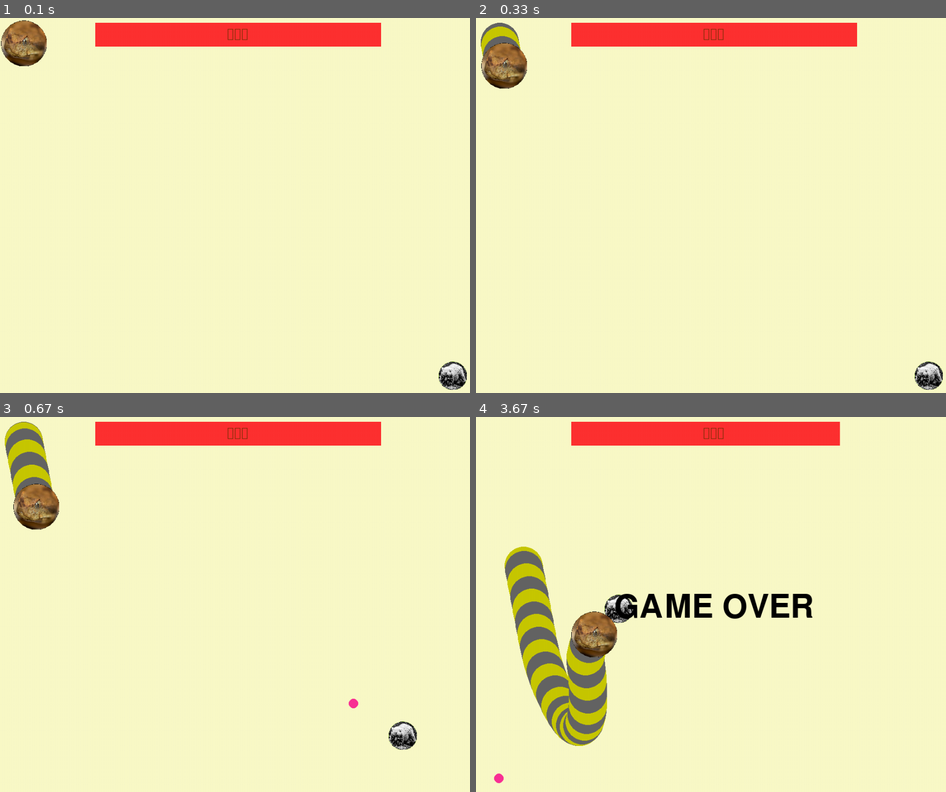
Above: before the commit, frames 1-4 (two rows, left to right).
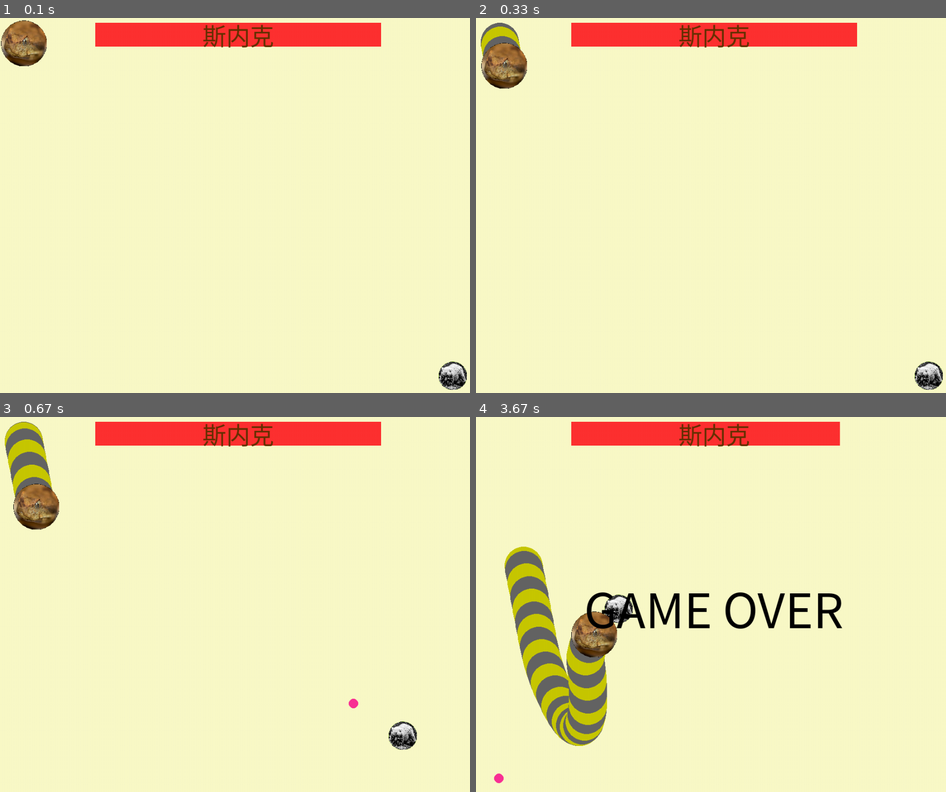
Above: after the commit, the same moments.

Repository: BaerKun/py-games
Game: pygame game, started from Bear & Snake/贝尔大战斯内克.py
Same seed, same stepped clock (60 frames per second), same inputs: the game is played once before the commit and once after it.
Inputs (mouse positions are in pixels of both pictures, inside the frame that each line leads up to):
- Up to frame 1 (0.1 s): no input
- Up to frame 2 (0.33 s): no input
- Up to frame 3 (0.67 s): click (239, 608) at 0.38 s
- Up to frame 4 (3.67 s): click (762, 690) at 0.72 s; tap Space at 1.07, 1.37 s; click (786, 473) at 1.08 s; click (602, 533) at 1.55 s; click (715, 653) at 1.88 s; click (645, 529) at 2.22 s; click (880, 709) at 2.55 s; click (560, 645) at 2.88 s; click (574, 533) at 3.22 s; click (602, 675) at 3.55 s

The runs differ from the first frame. In frame 1, 0.4% of the frame differs, in the area x 43-59%, y 1-8%; in frame 2, 0.4%; in frame 3, 0.4%; in frame 4, 2.8%, in the area x 23-78%, y 1-57%.

Commit message:
add MEREAD.md

Diff:
--- a/Bear & Snake/贝尔大战斯内克.py
+++ b/Bear & Snake/贝尔大战斯内克.py
@@ -51,8 +51,8 @@
 bear_image = pygame.transform.scale(bear_image, (2 * bear_r, 2 * bear_r))
 head_image = snake_cold
 
-font_100 = pygame.font.Font("C:/Windows/Fonts/STXINGKA.TTF", 100)
-font_50 = pygame.font.Font("C:/Windows/Fonts/STXINGKA.TTF", 50)
+font_100 = pygame.font.Font(r"C:\Windows\Fonts\simkai.ttf", 100)
+font_50 = pygame.font.Font(r"C:\Windows\Fonts\simkai.ttf", 50)
 text_snake = font_50.render('斯内克', True, (100, 50, 0))
 text_snake_size = text_snake.get_size()
 text_over = font_100.render('GAME OVER', True, (0, 0, 0))
@@ -166,7 +166,7 @@
 
     pygame.display.update()
 
-    if snake_blood_/2 <= snake_blood <= 0.8 * snake_blood_ or snake_blood <= snake_blood_ * 0.4:
+    if snake_blood_ / 2 <= snake_blood <= 0.8 * snake_blood_ or snake_blood <= snake_blood_ * 0.4:
         snake_speed_, acc, head_image = snake_speed_fast, acc_fast, snake_hot
     else:
         snake_speed_, acc, head_image = snake_speed_slow, acc_slow, snake_cold
--- /dev/null
+++ b/MEREAD.md.txt
@@ -0,0 +1,3 @@
+# 2024.10.14
+	本库中的绝大部分python，包括所有games，居然都是两年前的高考毕业之后爽的
+	着实弱爆了，不知以后有否时间维护一下
--- a/扫雷/扫雷.py
+++ b/扫雷/扫雷.py
@@ -23,8 +23,8 @@
 replay_image = pygame.surface.Surface((80, 80))
 replay_image.fill((200, 255, 255))
 replay_image.blit(replay, (0, 0))
-font_num = pygame.font.Font('C:/Windows/Fonts/STXINGKA.TTF', 20)
-font_up = pygame.font.Font('C:/Windows/Fonts/STXINGKA.TTF', 80)
+font_num = pygame.font.Font(r"C:\Windows\Fonts\simkai.ttf", 20)
+font_up = pygame.font.Font(r"C:\Windows\Fonts\simkai.ttf", 70)
 
 
 class Button(pygame.sprite.Sprite):
--- a/程咬金的奇幻冒险/程咬金的奇幻冒险.勇闯鸡窝.py
+++ b/程咬金的奇幻冒险/程咬金的奇幻冒险.勇闯鸡窝.py
@@ -1,151 +1,159 @@
 import random as R
-def ZY():               #遭遇
-    B=['休']
-    a=R.randint(1,100)
-    if 0<a<86:
+
+
+def ZY():  # 遭遇
+    B = ['休']
+    a = R.randint(1, 100)
+    if 0 < a < 86:
         return '〇'
-    elif 85<a<96:
+    elif 85 < a < 96:
         return '斗'
-    elif 95<a<99:
+    elif 95 < a < 99:
         return R.choice(B)
-    else :
+    else:
         return '王'
-def Add(X,x):                        #添加
+
+
+def Add(X, x):  # 添加
     if x in X:
-        X[x]+=1
-    else :
-        X[x]=1
+        X[x] += 1
+    else:
+        X[x] = 1
     return X
-def Del(X):                          #清理
-    y=[]
+
+
+def Del(X):  # 清理
+    y = []
     for a in X:
-        if X[a]==0:
-            y+=[a]
+        if X[a] == 0:
+            y += [a]
     for b in y:
         del X[b]
     return X
-CYJ={1:'普攻',2:'爆裂双斧',3:'热烈回旋',4:'正义潜能'}   #技能
-SH={1:10,2:10,3:15,4:50}                              #初始伤害
-BD={1:0,2:5,3:5,4:15}                                 #自爆被动
-DR={1:"狂鸡"}                                         #敌人
-DJN={1:{1:'啄',2:'啄',3:'啄',4:'啄'}}                 #敌人技能
-DSM={1:30}                                            #敌人生命
-DSH={1:{1:5,2:5,3:5,4:5}}                             #敌人伤害
-DL={1:{1:'鸡毛',2:'鸡肉',3:'鸡蛋',4:'鸡蛋'}}           #掉落奖励
-WQ={'木斧':10,'瑟斧':50}                              #图鉴
-TO={}                   #头
-XO={}                   #胸
-TU={}                   #腿
-JO={}                   #脚
-FJ={**TO,**XO,**TU,**JO}   #防具
-SW={}                   #食物
-CL={}                   #材料
-SM=SMax=100             #生命/生命上限
-GJ=10              #攻击
-FY=0               #防御
-To=Xo=Tu=Jo='无'     #装备
-Wq='木斧'
-Bag={'瑟斧':1}             #背包
-WZ=(50,50)                 #位置
-M={}               #地图
-for x in range(1,100):
-    M[(-1,x)]=M[(0,x)]=M[(100,x)]=M[(101,x)]=M[(x,-1)]=M[(x,0)]=M[(x,100)]=M[(x,101)]='㏒'
-    for y in range(1,100):
-        M[(x,y)]=ZY()
-M[(-1,-1)]=M[(-1,0)]=M[(0,-1)]=M[(0,0)]=M[(100,100)]=M[(100,101)]=M[(101,100)]=M[(101,101)]='㏒'
-M[(-1,100)]=M[(-1,100)]=M[(0,100)]=M[(0,101)]=M[(100,-1)]=M[(100,0)]=M[(101,-1)]=M[(101,0)]='㏒'
-while SM>0:
-    x,y=WZ[0],WZ[1]
-    print(M[(x-2,y-2)],M[(x-2,y-1)],M[(x-2,y)],M[(x-2,y+1)],M[(x-2,y+2)])
-    print(M[(x-1,y-2)],M[(x-1,y-1)],M[(x-1,y)],M[(x-1,y+1)],M[(x-1,y+2)])
-    print(M[(x,y-2)],M[(x,y-1)],'★',M[(x,y+1)],M[(x,y+2)])
-    print(M[(x+1,y-2)],M[(x+1,y-1)],M[(x+1,y)],M[(x+1,y+1)],M[(x+1,y+2)])
-    print(M[(x+2,y-2)],M[(x+2,y-1)],M[(x+2,y)],M[(x+2,y+1)],M[(x+2,y+2)])
-    n=input('选择方向:')
-    if n=='s':
-        WZ=(x+1,y)
-    elif n=='a':
-        WZ=(x,y-1)
-    elif n=='d':
-        WZ=(x,y+1)
+
+
+CYJ = {1: '普攻', 2: '爆裂双斧', 3: '热烈回旋', 4: '正义潜能'}  # 技能
+SH = {1: 10, 2: 10, 3: 15, 4: 50}  # 初始伤害
+BD = {1: 0, 2: 5, 3: 5, 4: 15}  # 自爆被动
+DR = {1: "狂鸡"}  # 敌人
+DJN = {1: {1: '啄', 2: '啄', 3: '啄', 4: '啄'}}  # 敌人技能
+DSM = {1: 30}  # 敌人生命
+DSH = {1: {1: 5, 2: 5, 3: 5, 4: 5}}  # 敌人伤害
+DL = {1: {1: '鸡毛', 2: '鸡肉', 3: '鸡蛋', 4: '鸡蛋'}}  # 掉落奖励
+WQ = {'木斧': 10, '瑟斧': 50}  # 图鉴
+TO = {}  # 头
+XO = {}  # 胸
+TU = {}  # 腿
+JO = {}  # 脚
+FJ = {**TO, **XO, **TU, **JO}  # 防具
+SW = {}  # 食物
+CL = {}  # 材料
+SM = SMax = 100  # 生命/生命上限
+GJ = 10  # 攻击
+FY = 0  # 防御
+To = Xo = Tu = Jo = '无'  # 装备
+Wq = '木斧'
+Bag = {'瑟斧': 1}  # 背包
+WZ = (50, 50)  # 位置
+M = {}  # 地图
+for x in range(1, 100):
+    M[(-1, x)] = M[(0, x)] = M[(100, x)] = M[(101, x)] = M[(x, -1)] = M[(x, 0)] = M[(x, 100)] = M[(x, 101)] = '㏒'
+    for y in range(1, 100):
+        M[(x, y)] = ZY()
+M[(-1, -1)] = M[(-1, 0)] = M[(0, -1)] = M[(0, 0)] = M[(100, 100)] = M[(100, 101)] = M[(101, 100)] = M[(101, 101)] = '㏒'
+M[(-1, 100)] = M[(-1, 100)] = M[(0, 100)] = M[(0, 101)] = M[(100, -1)] = M[(100, 0)] = M[(101, -1)] = M[(101, 0)] = '㏒'
+while SM > 0:
+    x, y = WZ[0], WZ[1]
+    print(M[(x - 2, y - 2)], M[(x - 2, y - 1)], M[(x - 2, y)], M[(x - 2, y + 1)], M[(x - 2, y + 2)])
+    print(M[(x - 1, y - 2)], M[(x - 1, y - 1)], M[(x - 1, y)], M[(x - 1, y + 1)], M[(x - 1, y + 2)])
+    print(M[(x, y - 2)], M[(x, y - 1)], '★', M[(x, y + 1)], M[(x, y + 2)])
+    print(M[(x + 1, y - 2)], M[(x + 1, y - 1)], M[(x + 1, y)], M[(x + 1, y + 1)], M[(x + 1, y + 2)])
+    print(M[(x + 2, y - 2)], M[(x + 2, y - 1)], M[(x + 2, y)], M[(x + 2, y + 1)], M[(x + 2, y + 2)])
+    n = input('选择方向:')
+    if n == 's':
+        WZ = (x + 1, y)
+    elif n == 'a':
+        WZ = (x, y - 1)
+    elif n == 'd':
+        WZ = (x, y + 1)
     else:
-        WZ=(x-1,y)
-    if M[WZ]=='㏒':
-        WZ=(x,y)
-    elif M[WZ]=='斗':
-        Zy=R.randint(1,1)                   #选择敌人
-        DS=DSM[Zy]
-        D=DR[Zy]
-        DJ=DJN[Zy]
-        DH=DSH[Zy]
-        Dl=DL[Zy]
+        WZ = (x - 1, y)
+    if M[WZ] == '㏒':
+        WZ = (x, y)
+    elif M[WZ] == '斗':
+        Zy = R.randint(1, 1)  # 选择敌人
+        DS = DSM[Zy]
+        D = DR[Zy]
+        DJ = DJN[Zy]
+        DH = DSH[Zy]
+        Dl = DL[Zy]
         print('——————————————————————')
-        print('你遇到了:',D)
+        print('你遇到了:', D)
         print('')
-        while SM>0 and DS>0:                     #战斗
-            print('你的生命值:',SM)
-            JN=input('请使用技能:')
-            if JN in ['1','2','3','4']:
-                JN=int(JN)
+        while SM > 0 and DS > 0:  # 战斗
+            print('你的生命值:', SM)
+            JN = input('请使用技能:')
+            if JN in ['1', '2', '3', '4']:
+                JN = int(JN)
             else:
-                JN=1
+                JN = 1
             print('')
-            print('你使用了',CYJ[JN])
-            DS-=SH[JN]
-            print(D,'爆了',SH[JN],'血')
-            SM-=BD[JN]
-            if SM<1:
-                SM=1
+            print('你使用了', CYJ[JN])
+            DS -= SH[JN]
+            print(D, '爆了', SH[JN], '血')
+            SM -= BD[JN]
+            if SM < 1:
+                SM = 1
             print('')
-            if DS<=0:
-                print(D,'爆了')
-                a=R.randint(1,100)
-                if 0<a<51:
-                    dl=Dl[1]
-                elif 50<a<81:
-                    dl=Dl[2]
-                elif 80<a<99:
-                    dl=Dl[3]
-                else :
-                    dl=Dl[4]
-                Bag=Add(Bag,dl)
-                print(D,'掉落了',dl)
+            if DS <= 0:
+                print(D, '爆了')
+                a = R.randint(1, 100)
+                if 0 < a < 51:
+                    dl = Dl[1]
+                elif 50 < a < 81:
+                    dl = Dl[2]
+                elif 80 < a < 99:
+                    dl = Dl[3]
+                else:
+                    dl = Dl[4]
+                Bag = Add(Bag, dl)
+                print(D, '掉落了', dl)
             else:
-                DJJ=R.randint(1,4)
-                print(D,'使用了',DJ[DJJ])
-                SM-=DH[DJJ]
-                print('你爆了',DH[DJJ],'血')
+                DJJ = R.randint(1, 4)
+                print(D, '使用了', DJ[DJJ])
+                SM -= DH[DJJ]
+                print('你爆了', DH[DJJ], '血')
                 print('')
-    elif M[WZ]=='休':
+    elif M[WZ] == '休':
         while True:
             print('——————————————————————')
             print('1.打开背包   2.退出')
-            J=input('请选择:')
-            if J=='1':
+            J = input('请选择:')
+            if J == '1':
                 while True:
                     print('——————————————————————————————————————————————————————————')
-                    print('头:'+To,'  胸:'+Xo,'  腿:'+Tu,'  脚:'+Jo,'  武器:'+Wq)
-                    print('属性:','生命:'+str(SM)+'/'+str(SMax),'  攻击力:'+str(GJ),'  防御力:'+str(FY))
-                    print('背包:',Bag)
+                    print('头:' + To, '  胸:' + Xo, '  腿:' + Tu, '  脚:' + Jo, '  武器:' + Wq)
+                    print('属性:', '生命:' + str(SM) + '/' + str(SMax), '  攻击力:' + str(GJ), '  防御力:' + str(FY))
+                    print('背包:', Bag)
                     print('')
-                    Bb=input('选择物品(其他键退出):')
+                    Bb = input('选择物品(其他键退出):')
                     if Bb in Bag:
                         if Bb in WQ:
-                            print('攻击力:',WQ[Bb])
-                            a=input('1:装备   其他:退出')
-                            if a=='1':
-                                Bag=Add(Bag,Wq)
-                                Wq=Bb
-                                GJ=WQ[Wq]
-                                Bag[Wq]-=1
-                                Bag=Del(Bag)
-                                SH[1]=GJ
-                                SH[2]=5+GJ*0.5
-                                SH[3]=GJ*1.5
-                    else :
+                            print('攻击力:', WQ[Bb])
+                            a = input('1:装备   其他:退出')
+                            if a == '1':
+                                Bag = Add(Bag, Wq)
+                                Wq = Bb
+                                GJ = WQ[Wq]
+                                Bag[Wq] -= 1
+                                Bag = Del(Bag)
+                                SH[1] = GJ
+                                SH[2] = 5 + GJ * 0.5
+                                SH[3] = GJ * 1.5
+                    else:
                         break
-            elif J=='2':
+            elif J == '2':
                 break
     print('——————————————————————')
-    M[WZ]='〇'
+    M[WZ] = '〇'
 print('你爆了')
--- a/贪食蛇/贪食蛇.py
+++ b/贪食蛇/贪食蛇.py
@@ -31,8 +31,8 @@
 shit_if = False
 have_eaten = 0
 
-font_50 = font.Font("C:/Windows/Fonts/STXINGKA.TTF", 50)
-font_200 = font.Font("C:/Windows/Fonts/STXINGKA.TTF", 200)
+font_50 = font.Font(r"C:\Windows\Fonts\simkai.ttf", 50)
+font_200 = font.Font(r"C:\Windows\Fonts\simkai.ttf", 200)
 pause = font_200.render('暂停', True, (0, 0, 0))
 pause_size = pause.get_size()
 clock = time.Clock()
Not shown, added: .gitignore
